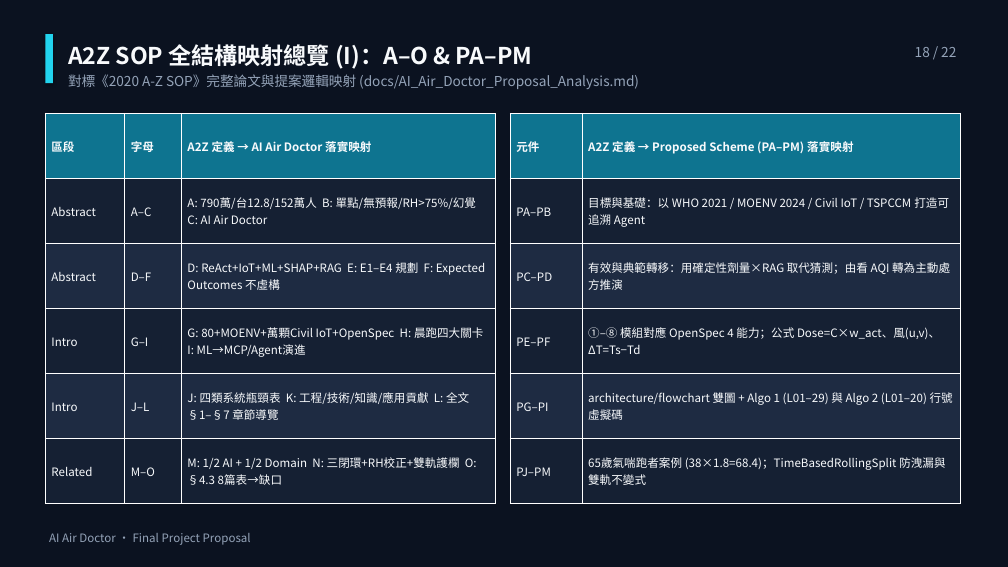
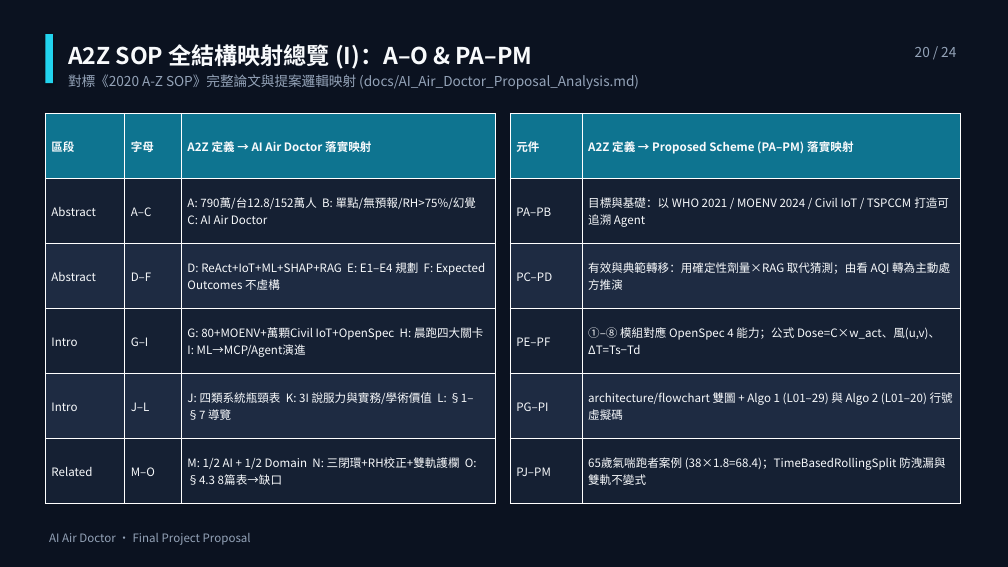
Before and after one commit to ajidohf9/DIC3_Proposal_Refactor_OpenSpec, a slide deck: slide 20 of docs/Proposal_AI_Air_Doctor.pptx (slide 18 before the commit). Drawn at 1008x567 pixels with LibreOffice and Linux fonts; fonts in the diff are those of the drawing. Boxes give left, top, right and bottom in pixels: in the first picture for what was removed or moved away, otherwise in the second. Text is boxed around its words. In the diff, an @@ line names an element or a change of style, - is before the commit and + after.

```diff
--- a/docs/Proposal_AI_Air_Doctor.pptx
+++ b/docs/Proposal_AI_Air_Doctor.pptx
@@ text at box(915, 47, 956, 57): text changed @@
-18 / 22
+20 / 24
@@ table at box(45, 113, 495, 504) @@
-row 5, column 3: J: 四類系統瓶頸表 K: 工程/技術/知識/應用貢獻 L: 全文 §1–§7 章節導覽
+row 5, column 3: J: 四類系統瓶頸表 K: 3I 說服力與實務/學術價值 L: §1–§7 導覽
```
Also in this commit, not shown: 20 other slides changed, 2 slides added, 9 other files.
